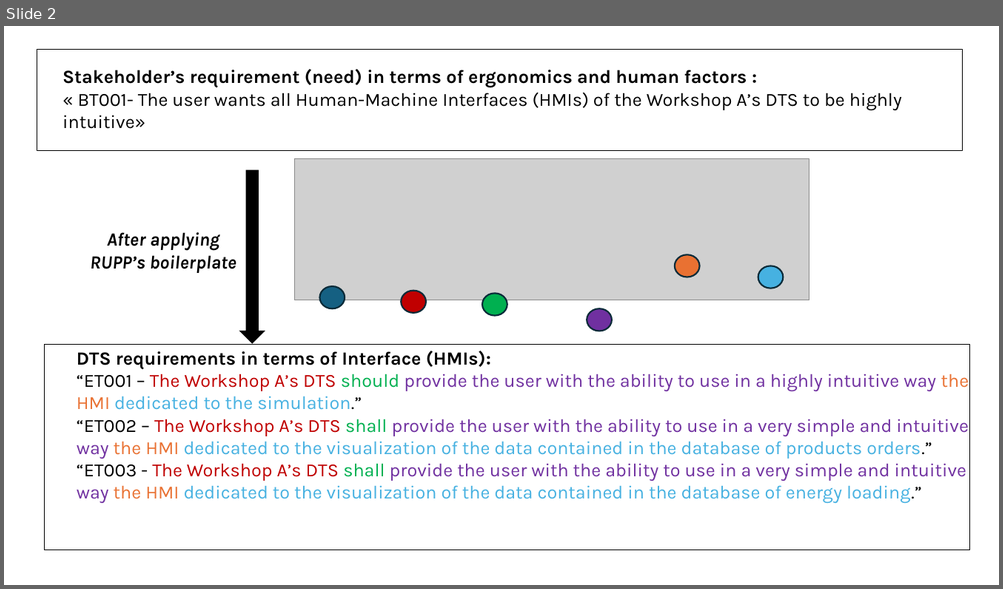
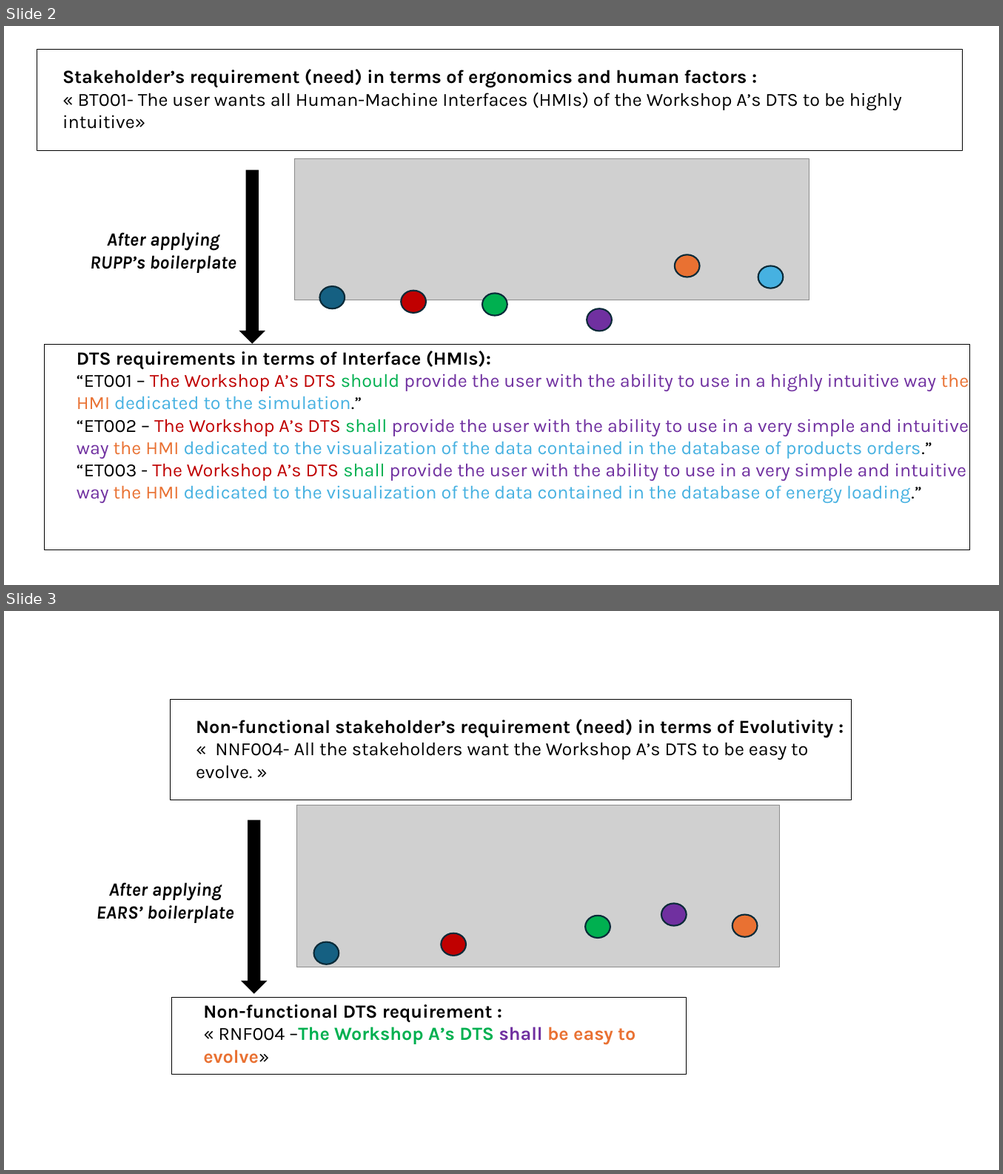
Before and after one commit to RindraMbolamananamalala/RECPDev_Project_July2025, a slide deck: recp/PatternsRECPLevelData/PatternsDiagramImages/MockRECP/Patterns_Images_Project.pptx. Shown one above the other, each under a label of ours: slide 2 before the commit, slides 2 and 3 after it. The pictures are 1003x589 and 1003x1174 pixels, drawn with LibreOffice and Linux fonts; fonts in the diff are those of the drawing; grey boxes stand for pictures. Boxes give left, top, right and bottom in pixels: in the first picture for what was removed or moved away, otherwise in the second. Text is boxed around its words. In the diff, an @@ line names an element or a change of style, - is before the commit and + after.

Commit message:
Adding a new Pattern "EARS pattern for DTS Requirements Engineering" within the RECP

```diff
--- a/recp/PatternsRECPLevelData/PatternsDiagramImages/MockRECP/Patterns_Images_Project.pptx
+++ b/recp/PatternsRECPLevelData/PatternsDiagramImages/MockRECP/Patterns_Images_Project.pptx
@@ slide 3 added at (4,611,999,1170), background #FFFFFF @@
@@ rectangle added at (170,700,851,800), outline #000000 0.75 pt @@
@@ text added at (196,719,834,760), 18 pt, text #000000, bold @@
+Non-functional stakeholder’s requirement (need) in terms of Evolutivity :
+« NNF004- All the stakeholders want the Workshop A’s DTS to be easy to evolve. »
@@ down arrow added at (243,820,265,993), fill #000000, outline #000000 1.5 pt @@
@@ text added at (96,883,233,923), 18 pt, text #000000, bold, italic @@
+After applying EARS’ boilerplate
@@ group added at (296,806,780,968): 5 ellipses, 1 picture @@
@@ rectangle added at (172,998,687,1075), outline #000000 0.75 pt @@
@@ text added at (203,1005,635,1045), 18 pt, text #000000, bold @@
+Non-functional DTS requirement :
+« RNF004 –The Workshop A’s DTS shall be easy to evolve»
```
Also in this commit, not shown: 1 other slide added, 6 other files.
